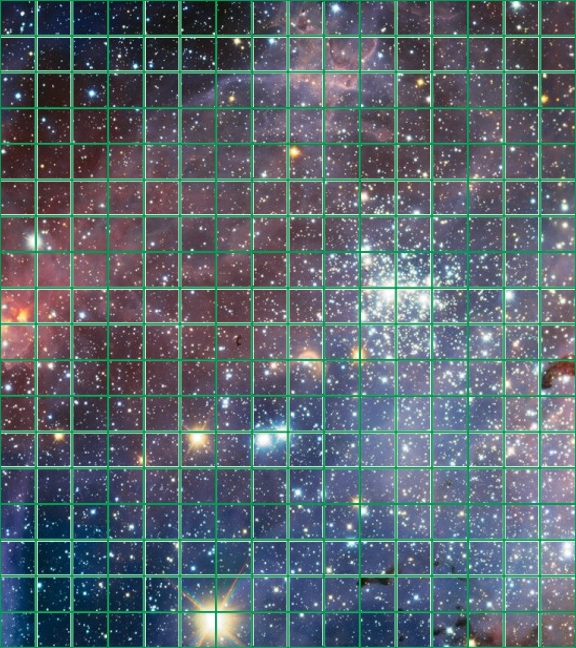
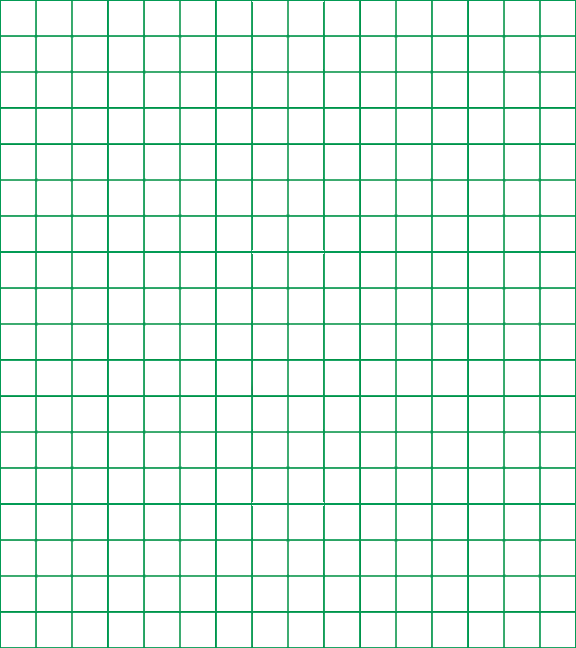
Comparing the layer stacks of the two 576 x 648 images. Changes:
painted on "Grid6.png" over left=1, top=1, right=575, bottom=647
removed layer "GameBG.jpg" over left=1, top=1, right=575, bottom=647
